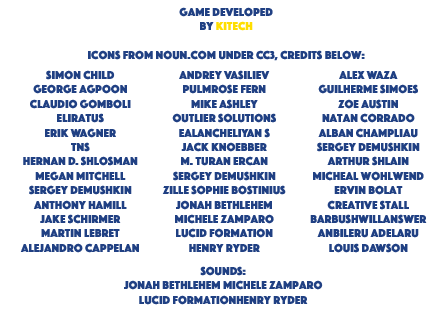
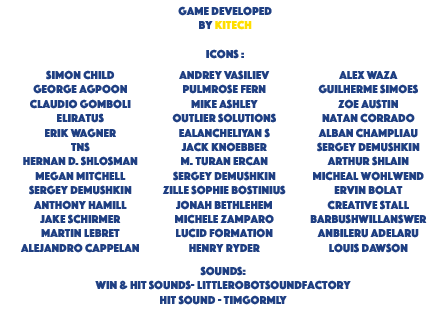
Layers edited between the first and the second w=439, h=314 image:
painted on "sounds" over [95, 280, 351, 305]
renamed "Game developed by KiTech icons from noun.com under CC3, credi" to "Game developed by KiTech icons :", painted on it over [88, 6, 365, 61]
